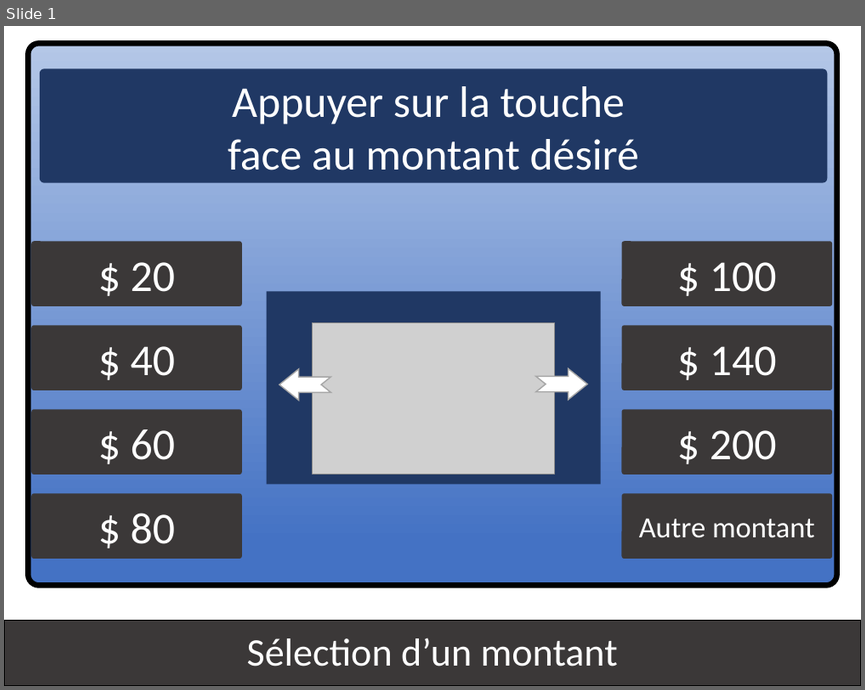
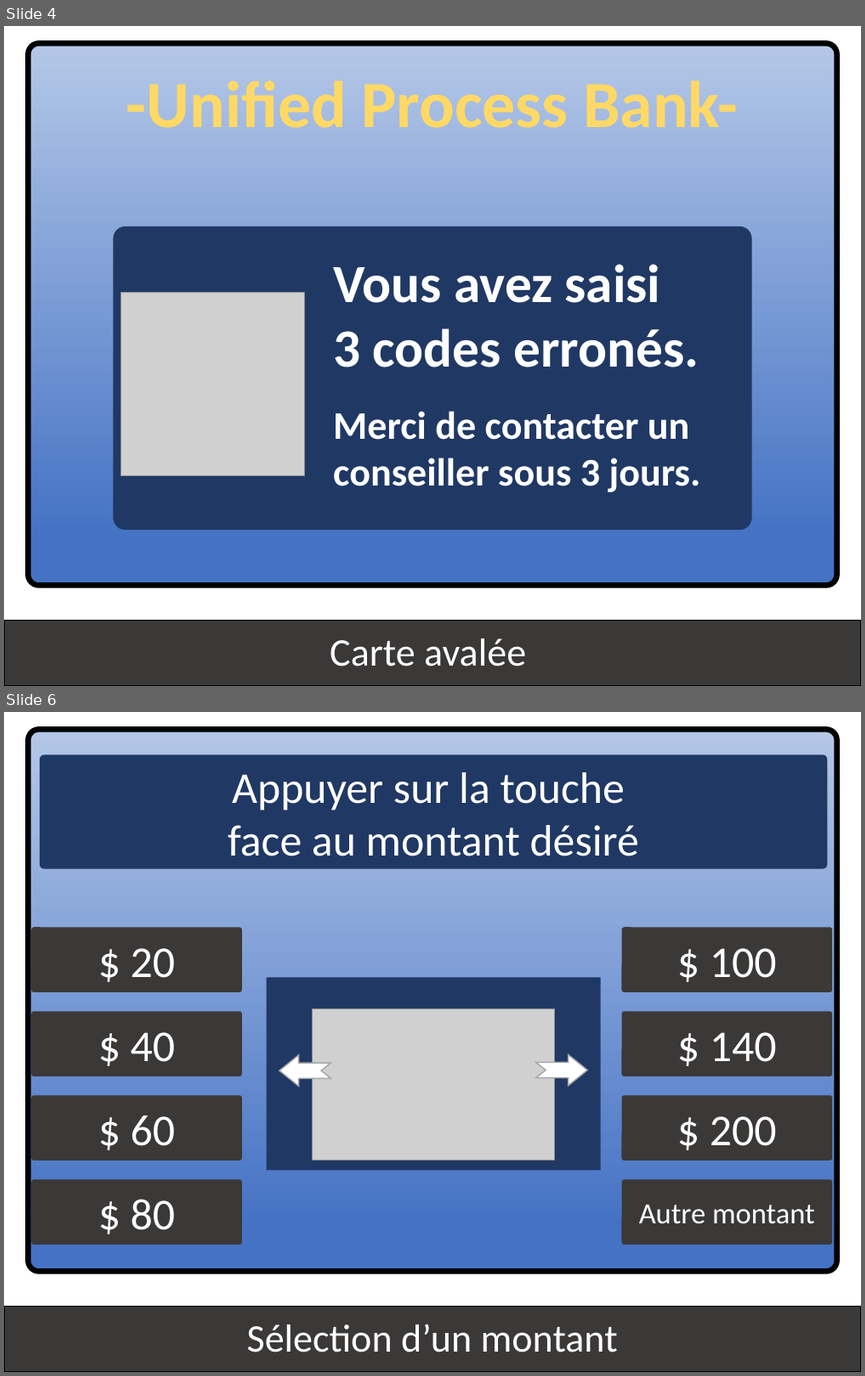
Before and after one commit to kyweez/CDA-15-APPLICATION-DESIGN, a slide deck: GAB/Version-aurelien/IHM-aurelien.pptx. Shown one above the other, each under a label of ours: slide 1 before the commit, slides 4 and 6 after it; the slides between them are not shown. The pictures are 865x690 and 865x1376 pixels, drawn with LibreOffice and Linux fonts; fonts in the diff are those of the drawing; grey boxes stand for pictures. Boxes give left, top, right and bottom in pixels: in the first picture for what was removed or moved away, otherwise in the second. Text is boxed around its words. In the diff, an @@ line names an element or a change of style, - is before the commit and + after.

```diff
--- a/GAB/Version-aurelien/IHM-aurelien.pptx
+++ b/GAB/Version-aurelien/IHM-aurelien.pptx
@@ slide 4 added at [4, 26, 861, 686], background #FFFFFF @@
@@ rounded rectangle added at [28, 44, 837, 587], fill gradient #4472C4 to #B4C7E7, outline #000000 4.5 pt @@
@@ text added at [126, 80, 738, 128], 54 pt, text #FFD966, bold @@
+-Unified Process Bank-
@@ rounded rectangle added at [114, 227, 752, 531], fill #203864 @@
@@ text added at [333, 264, 698, 368], 44 pt, text #FFFFFF, bold @@
+Vous avez saisi
+3 codes erronés.
@@ picture added at [121, 293, 305, 476] @@
@@ text added at [333, 411, 701, 493], 32 pt, text #FFFFFF, bold @@
+Merci de contacter un conseiller sous 3 jours.
@@ rectangle added at [4, 621, 861, 686], fill #3B3838, outline #000000 0.75 pt, 32 pt, text #FFFFFF @@
+Carte avalée
@@ what was slide 1 is now slide 6 @@
```
Also in this commit, not shown: 7 other slides added, 1 other file.
